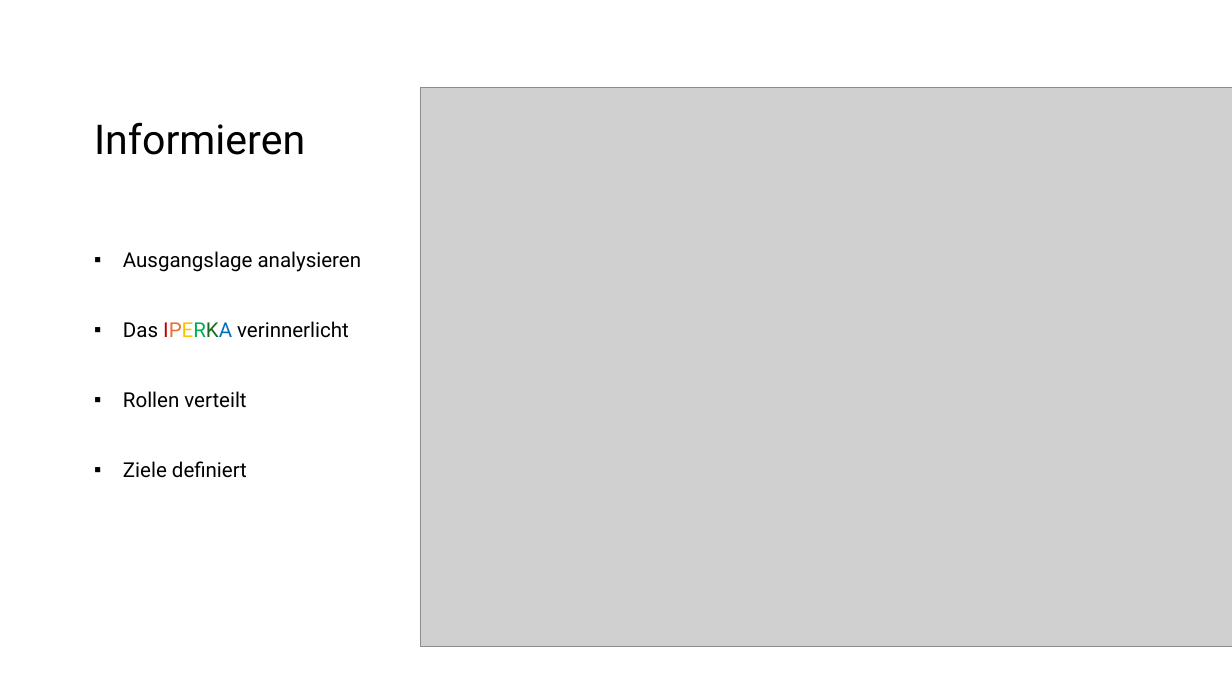
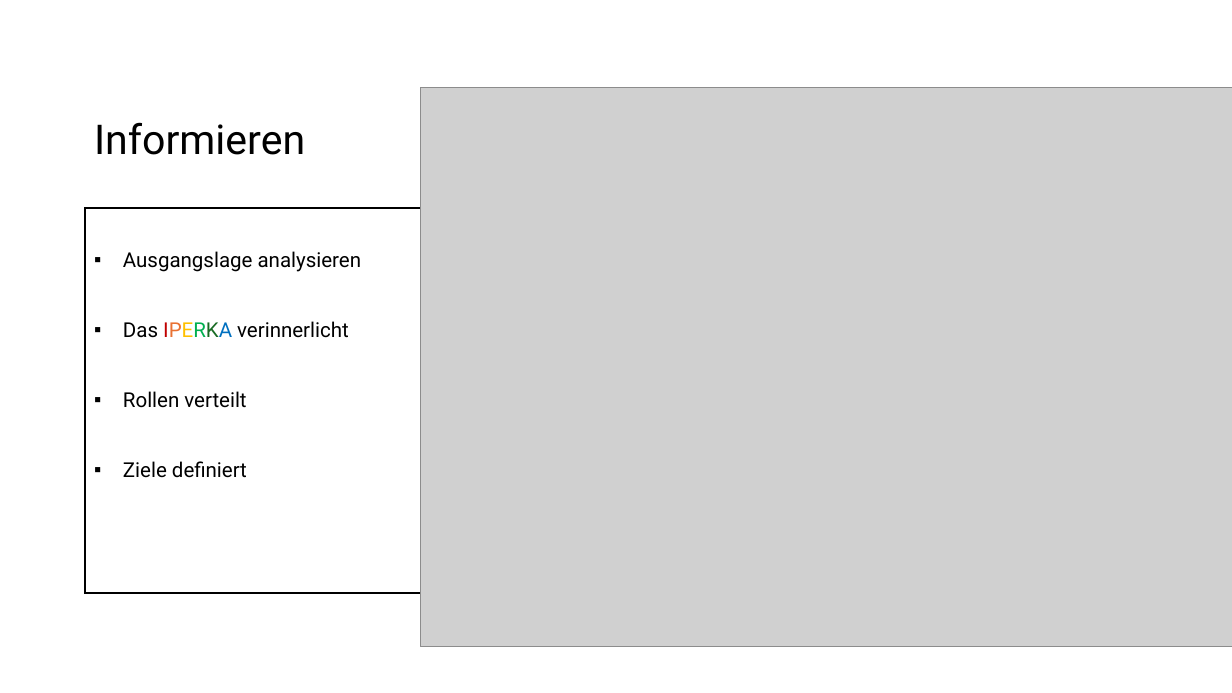
Before and after one commit to Emele-bzra/project-modul431, a slide deck: slide 3 of Material/präsentation_slarachare_games.pptx (slide 2 before the commit). Drawn at 1232x693 pixels with LibreOffice and Linux fonts; fonts in the diff are those of the drawing; grey boxes stand for pictures. Boxes give left, top, right and bottom in pixels: in the first picture for what was removed or moved away, otherwise in the second. Text is boxed around its words. In the diff, an @@ line names an element or a change of style, - is before the commit and + after.

Commit message:
ha alles bid realitasion gmacht chasch nochli s design apasse und sache überprüefe

```diff
--- a/Material/präsentation_slarachare_games.pptx
+++ b/Material/präsentation_slarachare_games.pptx
@@ text "Ausgangslage analysieren": place and size @@
-text "Ausgangslage analysieren" at box(123, 251, 362, 478)
+text "Ausgangslage analysieren" at box(85, 208, 482, 593)
@@ text "Ausgangslage analysieren" at box(85, 208, 482, 593): fill none to #FFFFFF; outline none to #000000 1.5 pt @@
```
Also in this commit, not shown: 1 other slide changed, 20 slides added, 2 slides removed.
